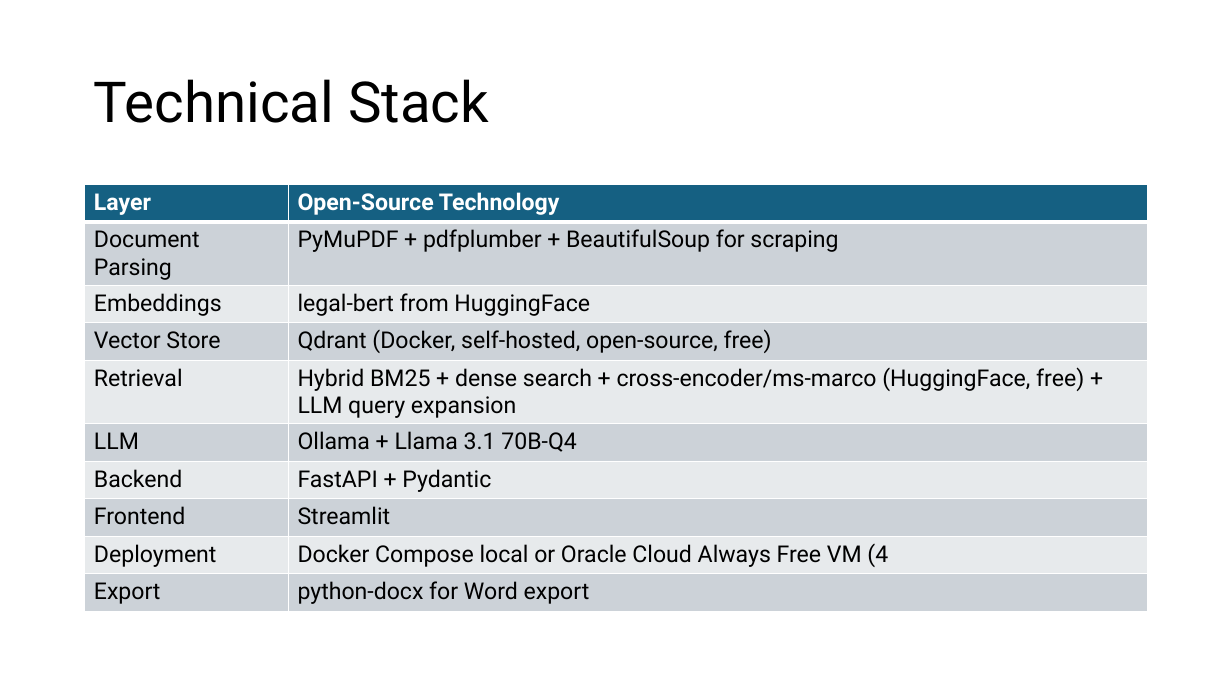
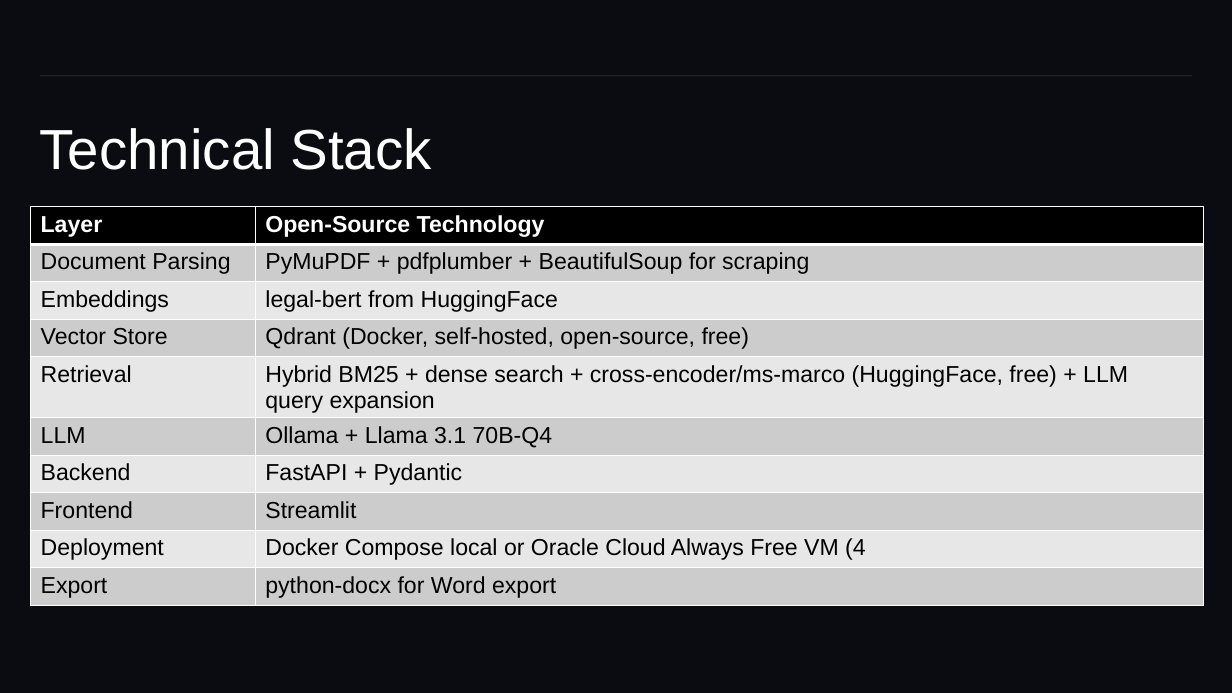
Before and after one commit to AryanArora13/Project-work, a slide deck: slide 6 of Zeroth review - Legal RAG.pptx. Drawn at 1232x693 pixels with LibreOffice and Linux fonts; fonts in the diff are those of the drawing. Boxes give left, top, right and bottom in pixels: in the first picture for what was removed or moved away, otherwise in the second. Text is boxed around its words. In the diff, an @@ line names an element or a change of style, - is before the commit and + after.

```diff
--- a/Zeroth review - Legal RAG.pptx
+++ b/Zeroth review - Legal RAG.pptx
@@ background #FFFFFF to #0B0C12 @@
@@ title "Technical Stack": place and size @@
-title "Technical Stack" at (94,79,489,123)
+title "Technical Stack" at (40,128,432,170)
@@ title "Technical Stack" at (40,128,432,170): font Roboto to Arial, text colour #000000 to #FFFFFF; line spacing 0.9 to 0.85; vertical alignment middle to bottom @@
@@ line added from (1192, 76) to (40, 76), #BFBFBF 0.5 pt @@
@@ table at (30,207,1203,609) @@
@@ fill #156082 to #000000 in row 1 @@
@@ fill #CCD2D8 to #CCCCCC in 10 cells @@
@@ fill #E8EAED to #E7E7E7 in 8 cells @@
@@ font Roboto to Arial @@
@@ table: place and size @@
-table at (85,185,1148,608)
+table at (30,207,1203,609)
```
Also in this commit, not shown: 5 other slides changed, 1 other file.
